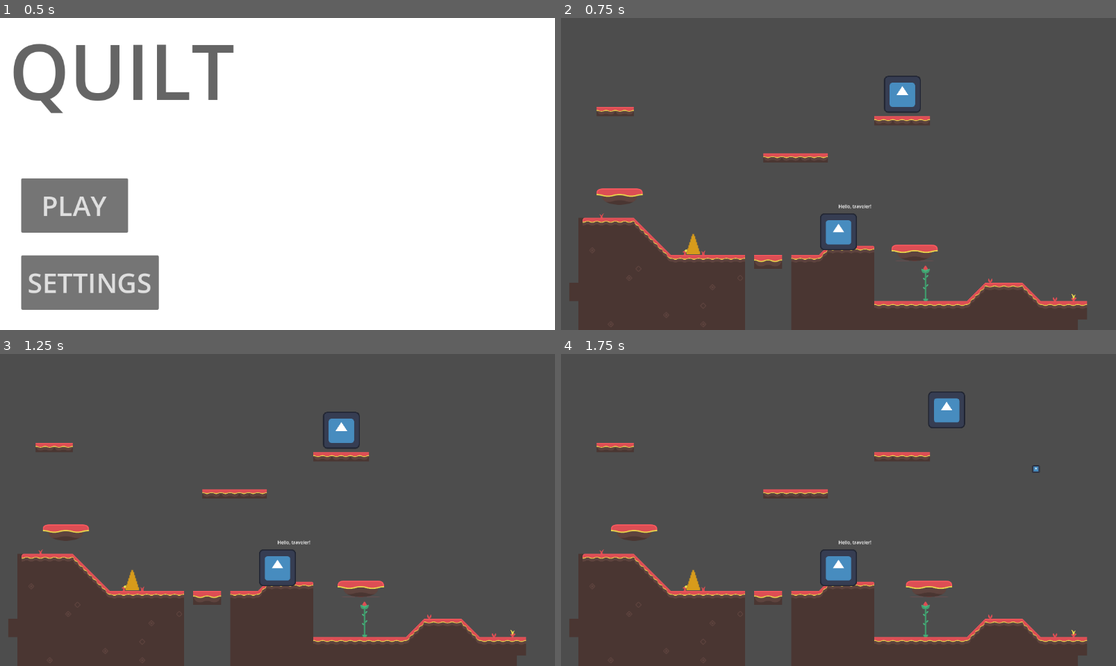
Above: before the commit, frames 1-4 (two rows, left to right).
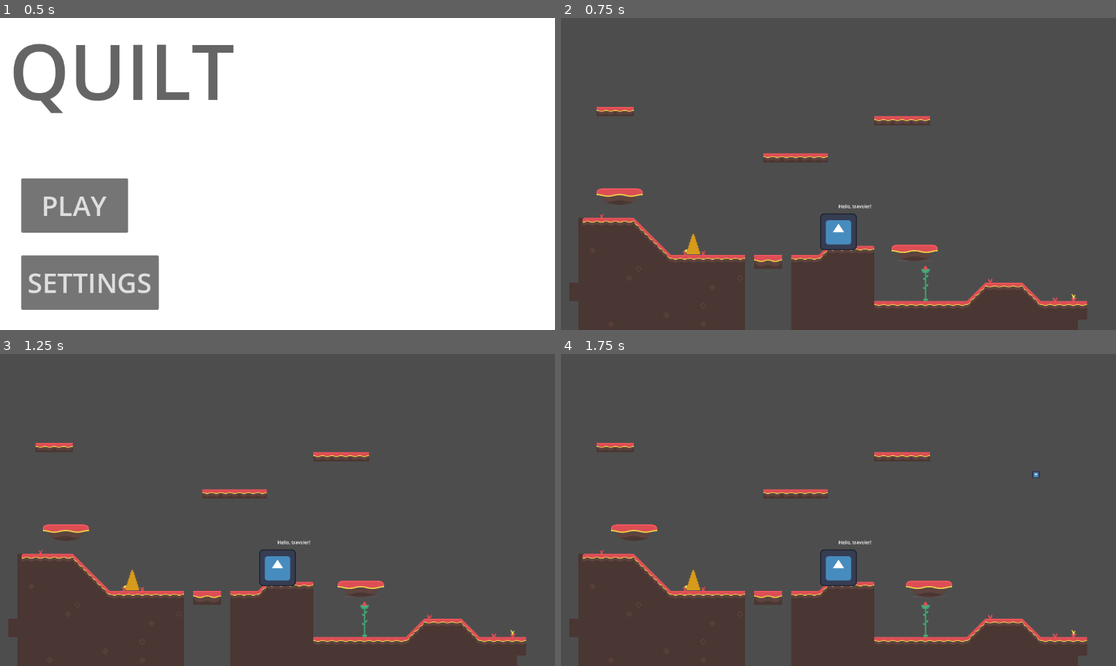
Above: after the commit, the same moments.

Repository: unsaltedkale/Quilt
Game: Godot game, scene res://main.tscn
Same seed, same stepped clock (60 frames per second), same inputs: the game is played once before the commit and once after it. The engine's default icon, where the game draws it, is replaced by a stand-in: a white triangle on a blue panel in a dark square.
Inputs (mouse positions are in pixels of both pictures, inside the frame that each line leads up to):
- Up to frame 1 (0.5 s): no input
- Up to frame 2 (0.75 s): click "PLAY" at 0.5 s
- Up to frame 3 (1.25 s): no input
- Up to frame 4 (1.75 s): move the mouse to (960, 494) at 1.27 s; hold D (move_right) from 1.28 s (still down); tap F (fire_projectile) at 1.35 s; click (960, 494) at 1.42 s; tap Space (jump) at 1.52 s

Frame 1 is identical in both runs. In frame 2, 0.5% of the frame differs, in the area x 58-65%, y 18-31%; in frame 3, 0.5%; in frame 4, 0.5%, in the area x 66-87%, y 12-40%.

Commit message:
animations

Diff:
--- a/Emily WIP/Scenes/player.tscn
+++ b/Emily WIP/Scenes/player.tscn
@@ -1,7 +1,6 @@
-[gd_scene load_steps=11 format=3 uid="uid://bifokdbk5ab4o"]
+[gd_scene load_steps=33 format=3 uid="uid://bifokdbk5ab4o"]
 
 [ext_resource type="Script" uid="uid://dcm8iowk5lhr" path="res://Emily WIP/Scripts/player.gd" id="1_jfghr"]
-[ext_resource type="Texture2D" uid="uid://dmcdml67v5cp1" path="res://icon.svg" id="2_d72cn"]
 [ext_resource type="PackedScene" uid="uid://deu4pl1h45ba" path="res://Emily WIP/Scenes/jump_component.tscn" id="3_0yr7s"]
 [ext_resource type="PackedScene" uid="uid://bbw0e7fd8gd3g" path="res://Emily WIP/Scenes/input_component.tscn" id="4_d3lbi"]
 [ext_resource type="PackedScene" uid="uid://bejpt8qc80wan" path="res://Emily WIP/Scenes/movement_component.tscn" id="5_17h1f"]
@@ -9,9 +8,169 @@
 [ext_resource type="PackedScene" uid="uid://b22c0g5pf8l3j" path="res://Emily WIP/Scenes/recoil_component.tscn" id="7_d3lbi"]
 [ext_resource type="PackedScene" uid="uid://cys2fk40vy80u" path="res://Elena/Scenes/player_health.tscn" id="7_d72cn"]
 [ext_resource type="PackedScene" uid="uid://d3tqa847kjwb5" path="res://Emily WIP/Scenes/projectile_component.tscn" id="8_d3lbi"]
-
-[sub_resource type="CircleShape2D" id="CircleShape2D_jfghr"]
-radius = 12.69
+[ext_resource type="Texture2D" uid="uid://b2ufgpd8bdbdn" path="res://Art/Quilt Animation Spritesheet Stop (1).png" id="9_17h1f"]
+[ext_resource type="Texture2D" uid="uid://d4enw7wsgmurv" path="res://Art/Quilt Animation Spritesheet Walk (1).png" id="10_ltfw8"]
+
+[sub_resource type="CapsuleShape2D" id="CapsuleShape2D_x8qdn"]
+radius = 4.75
+
+[sub_resource type="AtlasTexture" id="AtlasTexture_tcrre"]
+atlas = ExtResource("9_17h1f")
+region = Rect2(0, 0, 34, 44)
+
+[sub_resource type="AtlasTexture" id="AtlasTexture_7a16b"]
+atlas = ExtResource("9_17h1f")
+region = Rect2(0, 44, 34, 44)
+
+[sub_resource type="AtlasTexture" id="AtlasTexture_lkxuv"]
+atlas = ExtResource("9_17h1f")
+region = Rect2(0, 88, 34, 44)
+
+[sub_resource type="AtlasTexture" id="AtlasTexture_g4sr2"]
+atlas = ExtResource("9_17h1f")
+region = Rect2(0, 132, 34, 44)
+
+[sub_resource type="AtlasTexture" id="AtlasTexture_8ra3c"]
+atlas = ExtResource("10_ltfw8")
+region = Rect2(0, 0, 29, 46)
+
+[sub_resource type="AtlasTexture" id="AtlasTexture_4hfjo"]
+atlas = ExtResource("10_ltfw8")
+region = Rect2(0, 46, 29, 46)
+
+[sub_resource type="AtlasTexture" id="AtlasTexture_33mbb"]
+atlas = ExtResource("10_ltfw8")
+region = Rect2(0, 138, 29, 46)
+
+[sub_resource type="AtlasTexture" id="AtlasTexture_3uy0y"]
+atlas = ExtResource("10_ltfw8")
+region = Rect2(0, 184, 29, 46)
+
+[sub_resource type="AtlasTexture" id="AtlasTexture_1nwdr"]
+atlas = ExtResource("10_ltfw8")
+region = Rect2(0, 230, 29, 46)
+
+[sub_resource type="AtlasTexture" id="AtlasTexture_0lugl"]
+atlas = ExtResource("10_ltfw8")
+region = Rect2(0, 276, 29, 46)
+
+[sub_resource type="AtlasTexture" id="AtlasTexture_3jtwp"]
+atlas = ExtResource("10_ltfw8")
+region = Rect2(0, 322, 29, 46)
+
+[sub_resource type="AtlasTexture" id="AtlasTexture_p2d1a"]
+atlas = ExtResource("10_ltfw8")
+region = Rect2(0, 368, 29, 46)
+
+[sub_resource type="AtlasTexture" id="AtlasTexture_hiv3f"]
+atlas = ExtResource("10_ltfw8")
+region = Rect2(0, 414, 29, 46)
+
+[sub_resource type="AtlasTexture" id="AtlasTexture_wjwd1"]
+atlas = ExtResource("10_ltfw8")
+region = Rect2(0, 460, 29, 46)
+
+[sub_resource type="AtlasTexture" id="AtlasTexture_25sgx"]
+atlas = ExtResource("10_ltfw8")
+region = Rect2(0, 506, 29, 46)
+
+[sub_resource type="AtlasTexture" id="AtlasTexture_6525m"]
+atlas = ExtResource("10_ltfw8")
+region = Rect2(0, 552, 29, 46)
+
+[sub_resource type="AtlasTexture" id="AtlasTexture_q5r2t"]
+atlas = ExtResource("10_ltfw8")
+region = Rect2(0, 598, 29, 46)
+
+[sub_resource type="AtlasTexture" id="AtlasTexture_jxh44"]
+atlas = ExtResource("10_ltfw8")
+region = Rect2(0, 644, 29, 46)
+
+[sub_resource type="AtlasTexture" id="AtlasTexture_23830"]
+atlas = ExtResource("10_ltfw8")
+region = Rect2(0, 690, 29, 46)
+
+[sub_resource type="AtlasTexture" id="AtlasTexture_vuubr"]
+atlas = ExtResource("10_ltfw8")
+region = Rect2(0, 736, 29, 46)
+
+[sub_resource type="SpriteFrames" id="SpriteFrames_4hfjo"]
+animations = [{
+"frames": [],
+"loop": true,
+"name": &"idle",
+"speed": 3.0
+}, {
+"frames": [{
+"duration": 1.0,
+"texture": SubResource("AtlasTexture_tcrre")
+}, {
+"duration": 1.0,
+"texture": SubResource("AtlasTexture_7a16b")
+}, {
+"duration": 1.0,
+"texture": SubResource("AtlasTexture_lkxuv")
+}, {
+"duration": 1.0,
+"texture": SubResource("AtlasTexture_g4sr2")
+}],
+"loop": false,
+"name": &"stop",
+"speed": 4.0
+}, {
+"frames": [{
+"duration": 1.0,
+"texture": SubResource("AtlasTexture_8ra3c")
+}, {
+"duration": 1.0,
+"texture": SubResource("AtlasTexture_4hfjo")
+}, {
+"duration": 1.0,
+"texture": SubResource("AtlasTexture_33mbb")
+}, {
+"duration": 1.0,
+"texture": SubResource("AtlasTexture_3uy0y")
+}, {
+"duration": 1.0,
+"texture": SubResource("AtlasTexture_1nwdr")
+}, {
+"duration": 1.0,
+"texture": SubResource("AtlasTexture_0lugl")
+}, {
+"duration": 1.0,
+"texture": SubResource("AtlasTexture_3jtwp")
+}, {
+"duration": 1.0,
+"texture": SubResource("AtlasTexture_p2d1a")
+}, {
+"duration": 1.0,
+"texture": SubResource("AtlasTexture_hiv3f")
+}, {
+"duration": 1.0,
+"texture": SubResource("AtlasTexture_wjwd1")
+}, {
+"duration": 1.0,
+"texture": SubResource("AtlasTexture_25sgx")
+}, {
+"duration": 1.0,
+"texture": SubResource("AtlasTexture_6525m")
+}, {
+"duration": 1.0,
+"texture": SubResource("AtlasTexture_q5r2t")
+}, {
+"duration": 1.0,
+"texture": SubResource("AtlasTexture_jxh44")
+}, {
+"duration": 1.0,
+"texture": SubResource("AtlasTexture_23830")
+}, {
+"duration": 1.0,
+"texture": SubResource("AtlasTexture_vuubr")
+}],
+"loop": true,
+"name": &"walk",
+"speed": 10.0
+}]
 
 [node name="Player" type="CharacterBody2D" node_paths=PackedStringArray("gravity_component", "input_component", "movement_component", "jump_component", "recoil_component") groups=["Player"]]
 collision_mask = 6145
@@ -23,12 +182,8 @@
 recoil_component = NodePath("RecoilComponent")
 
 [node name="CollisionShape2D" type="CollisionShape2D" parent="."]
-scale = Vector2(6, 6)
-shape = SubResource("CircleShape2D_jfghr")
-
-[node name="Sprite2D" type="Sprite2D" parent="."]
-texture_filter = 1
-texture = ExtResource("2_d72cn")
+scale = Vector2(3.8, 3.8)
+shape = SubResource("CapsuleShape2D_x8qdn")
 
 [node name="JumpComponent" parent="." instance=ExtResource("3_0yr7s")]
 
@@ -46,3 +201,10 @@
 [node name="PlayerHealth" parent="." instance=ExtResource("7_d72cn")]
 
 [node name="ProjectileComponent" parent="." instance=ExtResource("8_d3lbi")]
+
+[node name="AnimatedSprite2D" type="AnimatedSprite2D" parent="."]
+texture_filter = 1
+position = Vector2(1.1920929e-07, 0)
+scale = Vector2(2.5, 2.5)
+sprite_frames = SubResource("SpriteFrames_4hfjo")
+animation = &"idle"
Binary file added: Art/Quilt Animation Spritesheet Stop (1).png
Not shown, added: Art/Quilt Animation Spritesheet Stop (1).png.import
Binary file added: Art/Quilt Animation Spritesheet Walk (1).png
Not shown, added: Art/Quilt Animation Spritesheet Walk (1).png.import
Not shown, added: .DS_Store
Not shown, added: Art/.DS_Store
